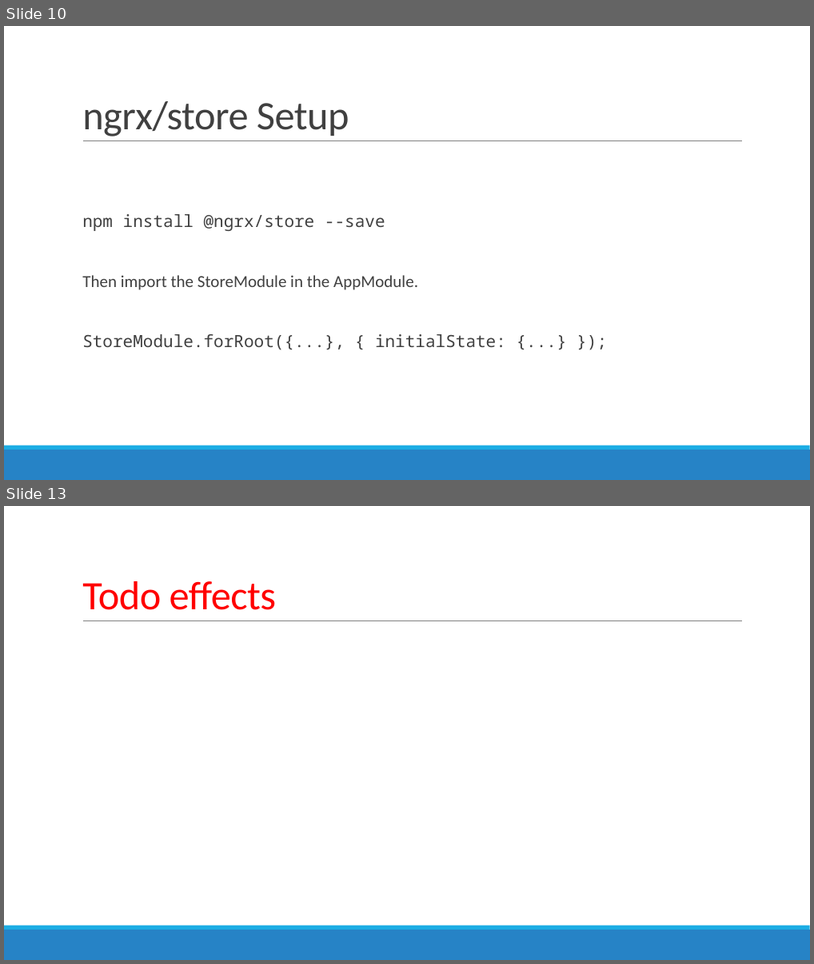
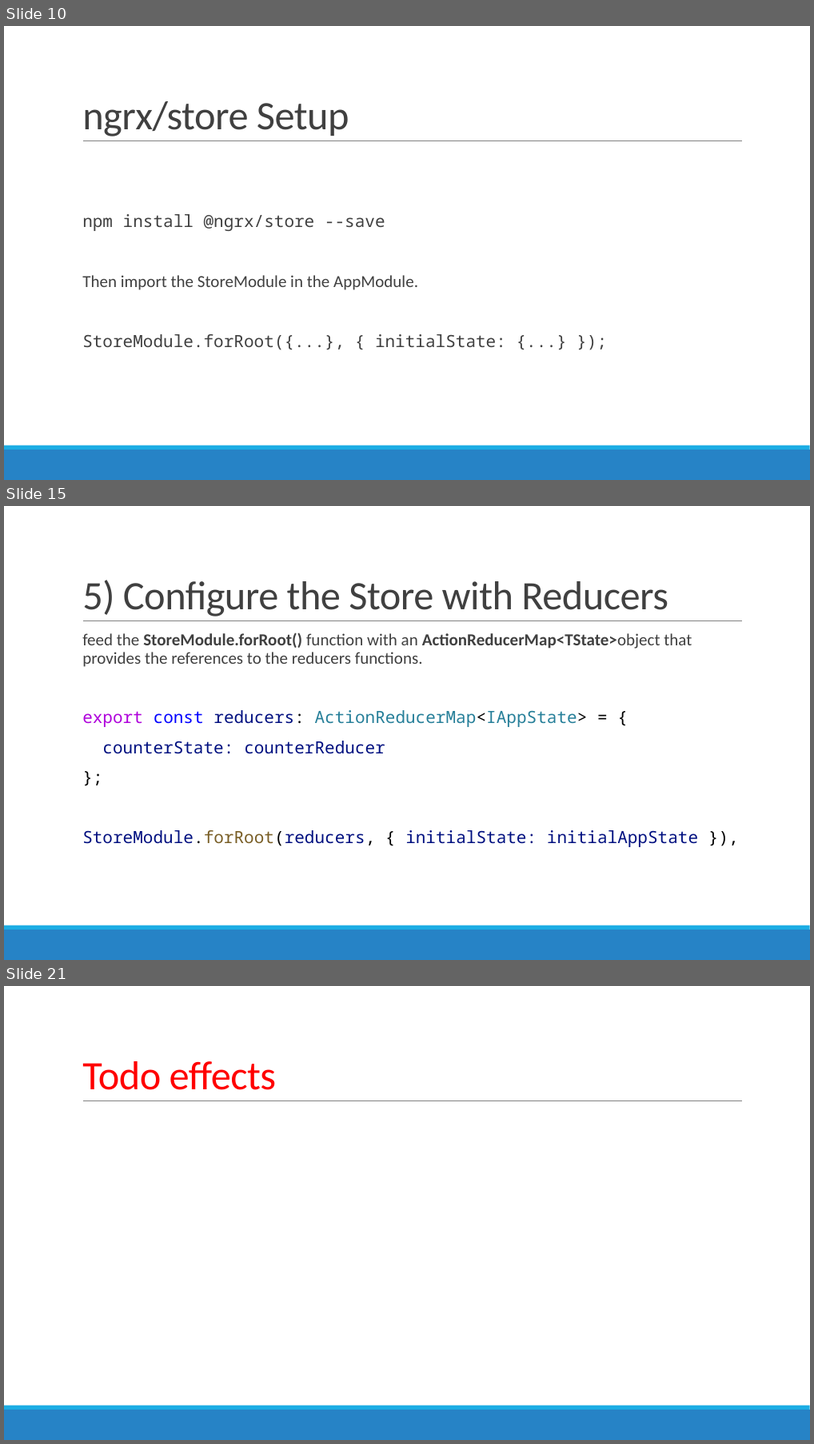
Before and after one commit to AGiorgetti/ngrx101, a slide deck: ReactiveProgramming_ngrx.pptx. Shown one above the other, each under a label of ours: slides 10 and 13 before the commit, slides 10, 15 and 21 after it; the slides between them are not shown. The pictures are 814x964 and 814x1444 pixels, drawn with LibreOffice and Linux fonts; fonts in the diff are those of the drawing. Boxes give left, top, right and bottom in pixels: in the first picture for what was removed or moved away, otherwise in the second. Text is boxed around its words. In the diff, an @@ line names an element or a change of style, - is before the commit and + after.

```diff
--- a/ReactiveProgramming_ngrx.pptx
+++ b/ReactiveProgramming_ngrx.pptx
@@ slide 15 added at (4,506,810,960), background #FFFFFF; not listed: 3 template elements that a slide beside it also shows @@
@@ title added at (82,580,669,616), 48 pt, text #404040 @@
+5) Configure the Store with Reducers
@@ text added at (82,632,698,847), 20 pt, text #404040 @@
+  feed the StoreModule.forRoot() function with an ActionReducerMap<TState>object that provides the references to the reducers functions.
+  export const reducers: ActionReducerMap<IAppState> = {
+  counterState: counterReducer
+  };
+  StoreModule.forRoot(reducers, { initialState: initialAppState }),
@@ what was slide 13 is now slide 21 @@
```
Also in this commit, not shown: 1 slide changed, 8 other slides added, 1 slide removed, 7 other files.
